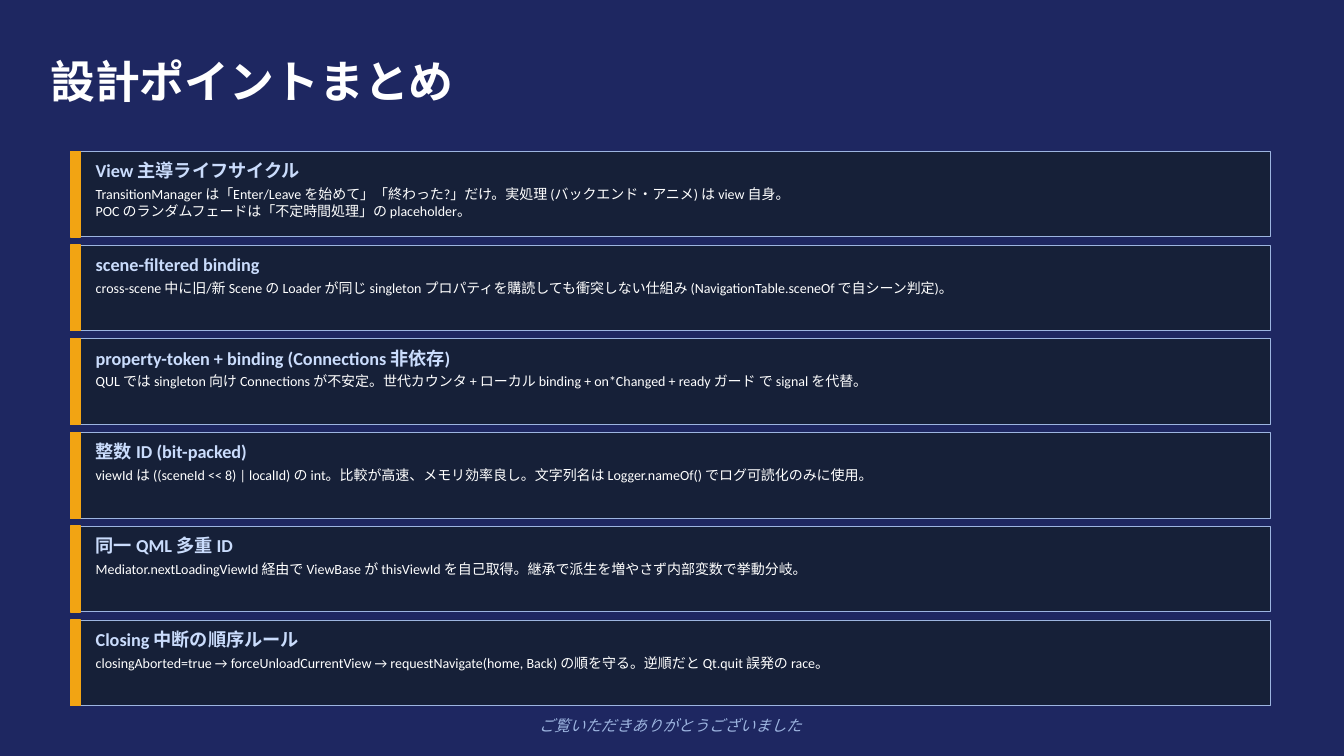
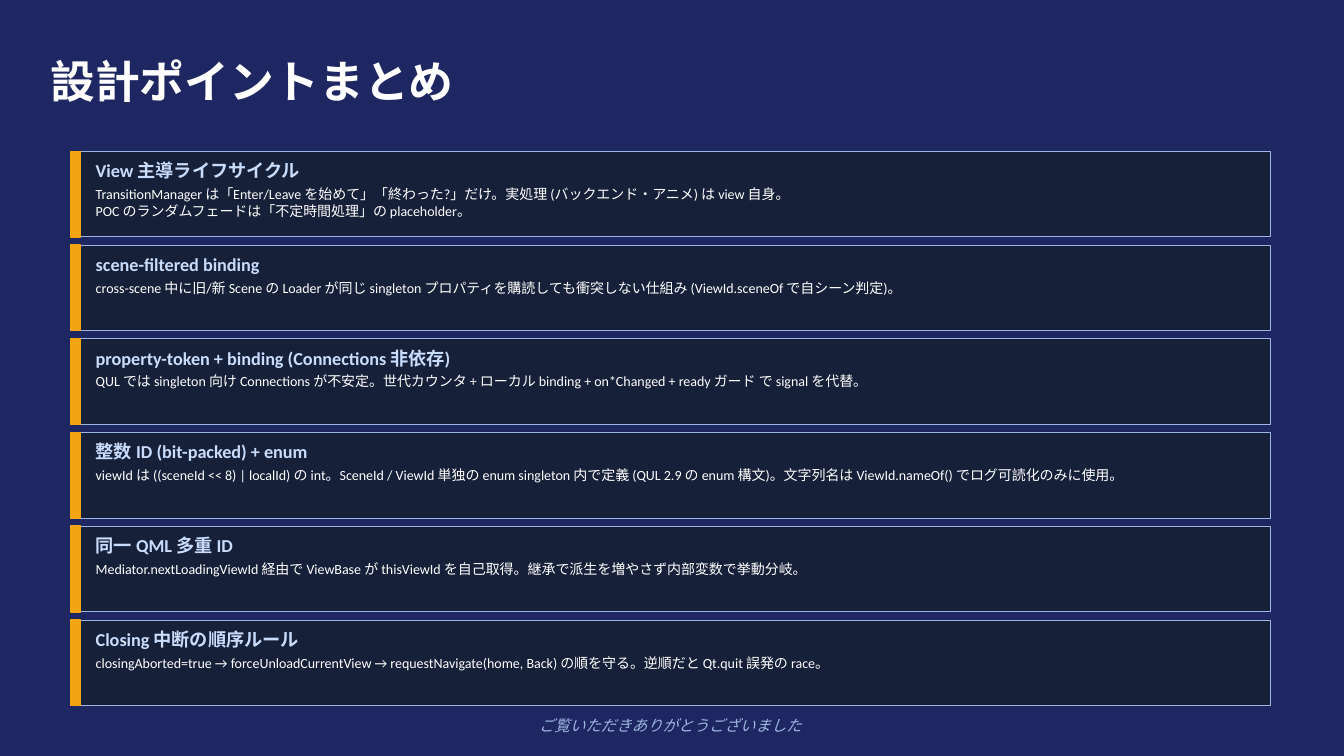
Before and after one commit to yuya-kadono/qul-loader-navigation-poc, a slide deck: slide 10 of docs/flows.pptx. Drawn at 1344x756 pixels with LibreOffice and Linux fonts; fonts in the diff are those of the drawing. Boxes give left, top, right and bottom in pixels: in the first picture for what was removed or moved away, otherwise in the second. Text is boxed around its words. In the diff, an @@ line names an element or a change of style, - is before the commit and + after.

```diff
--- a/docs/flows.pptx
+++ b/docs/flows.pptx
@@ text at bbox=[96, 281, 901, 296]: text changed @@
-cross-scene 中に旧/新 Scene の Loader が同じ singleton プロパティを購読しても衝突しない仕組み (NavigationTable.sceneOf で自シーン判定)。
+cross-scene 中に旧/新 Scene の Loader が同じ singleton プロパティを購読しても衝突しない仕組み (ViewId.sceneOf で自シーン判定)。
@@ text at bbox=[96, 442, 307, 461]: text changed @@
-整数 ID (bit-packed)
+整数 ID (bit-packed) + enum
@@ text at bbox=[96, 468, 1123, 483]: text changed @@
-viewId は ((sceneId << 8) | localId) の int。比較が高速、メモリ効率良し。文字列名は Logger.nameOf() でログ可読化のみに使用。
+viewId は ((sceneId << 8) | localId) の int。SceneId / ViewId 単独の enum singleton 内で定義 (QUL 2.9 の enum 構文)。文字列名は ViewId.nameOf() でログ可読化のみに使用。
```
Also in this commit, not shown: 8 other slides changed, 31 other files.
